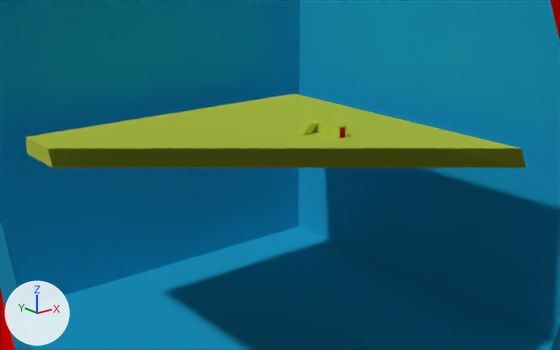
Two versions of the Blender file samples/physics_playground/assets/physics_playground.blend, one commit apart.
The view is the same before and after, from a 50 mm lens placed at (-255.5, -327.1, 111.6), pointed at (10.9, 5.8, -21.5). Lighting does not change. The marker at lower left points along +X, +Y and +Z. Everything nearer to the camera than a plane just in front of the edit is cut away.
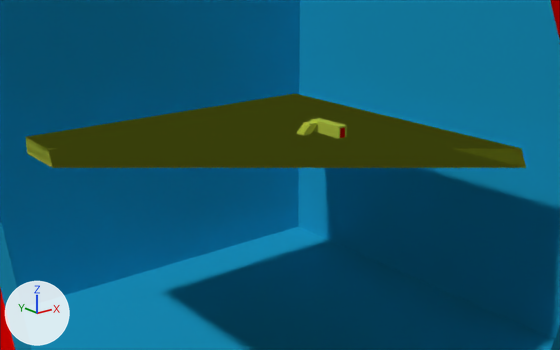
Changed parts and their boxes [x1, y1, x2, y2] in the pictures (560 x 350 px):
part 1 of me_floor, added (green)
    after: [26, 94, 526, 168]

The change, as a list of edits to the scene's bpy script:
```text
Change me_floor:
    where me_floor.from_pydata(...)  # 8 vertices, 6 faces; spans x -100.0..100.0, y -100.0..100.0, z -5.0..5.0
    used by ob_cube; location = (0.0, 0.0, -5.1)
    me_floor part 1: a new loose piece, a box spanning x -100.0..100.0, y -100.0..100.0, z -5.0..5.0, in mat_walls (its picture is missing)
```
